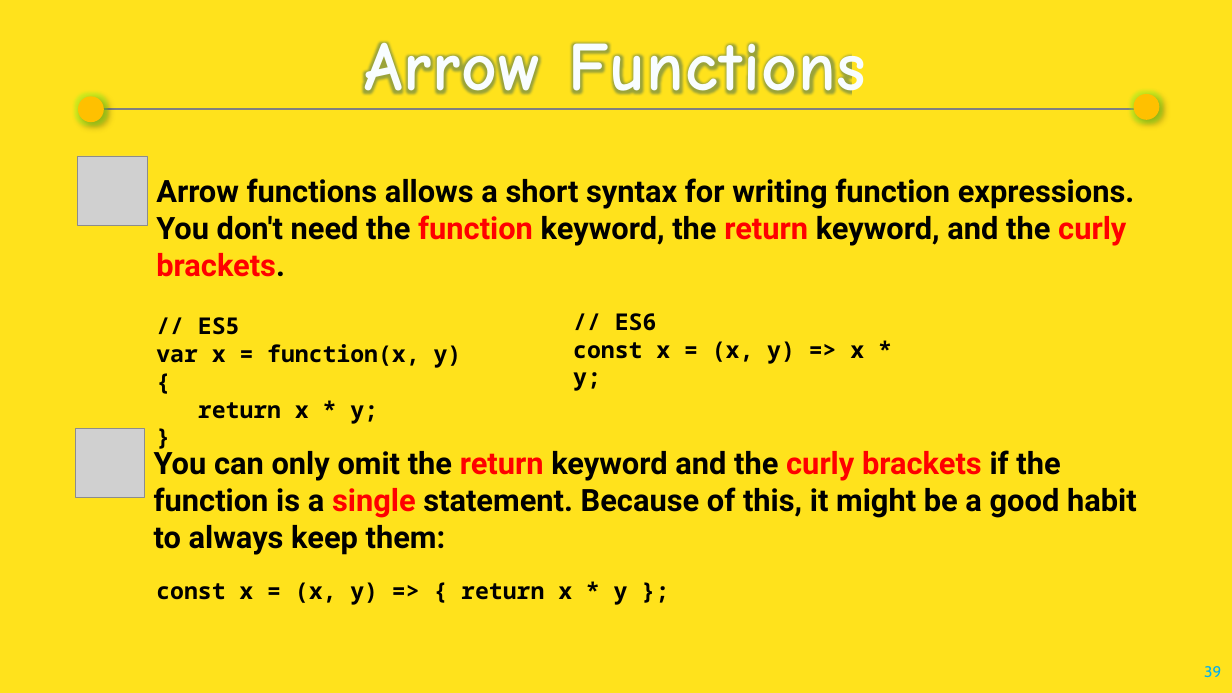
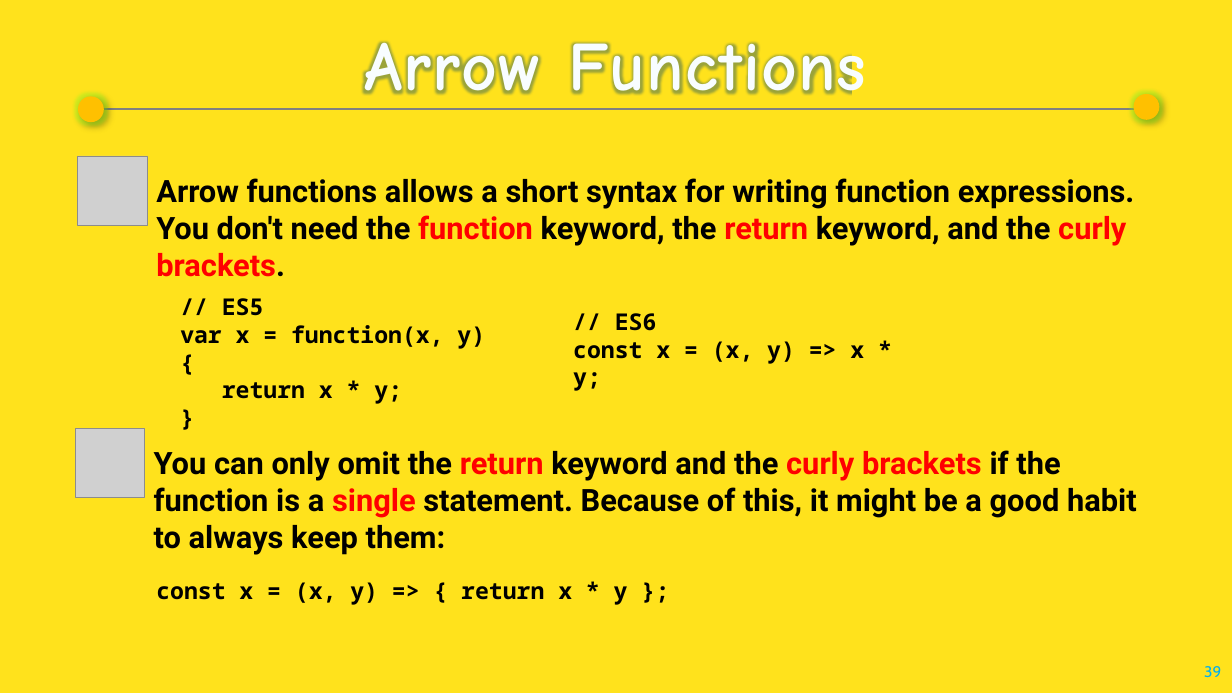
Before and after one commit to mayurpai/GxTrainingBatch2023, a slide deck: slide 39 of Mayur Pai/Presentation/Mastering JavaScript.pptx. Drawn at 1232x693 pixels with LibreOffice and Linux fonts; fonts in the diff are those of the drawing; grey boxes stand for pictures. Boxes give left, top, right and bottom in pixels: in the first picture for what was removed or moved away, otherwise in the second. Text is boxed around its words. In the diff, an @@ line names an element or a change of style, - is before the commit and + after.

```diff
--- a/Mayur Pai/Presentation/Mastering JavaScript.pptx
+++ b/Mayur Pai/Presentation/Mastering JavaScript.pptx
@@ text "// ES5 var x = ...": place and size @@
-text "// ES5 var x = ..." at (156, 317, 462, 423)
+text "// ES5 var x = ..." at (180, 298, 485, 404)
```
Also in this commit, not shown: 15 other files.
